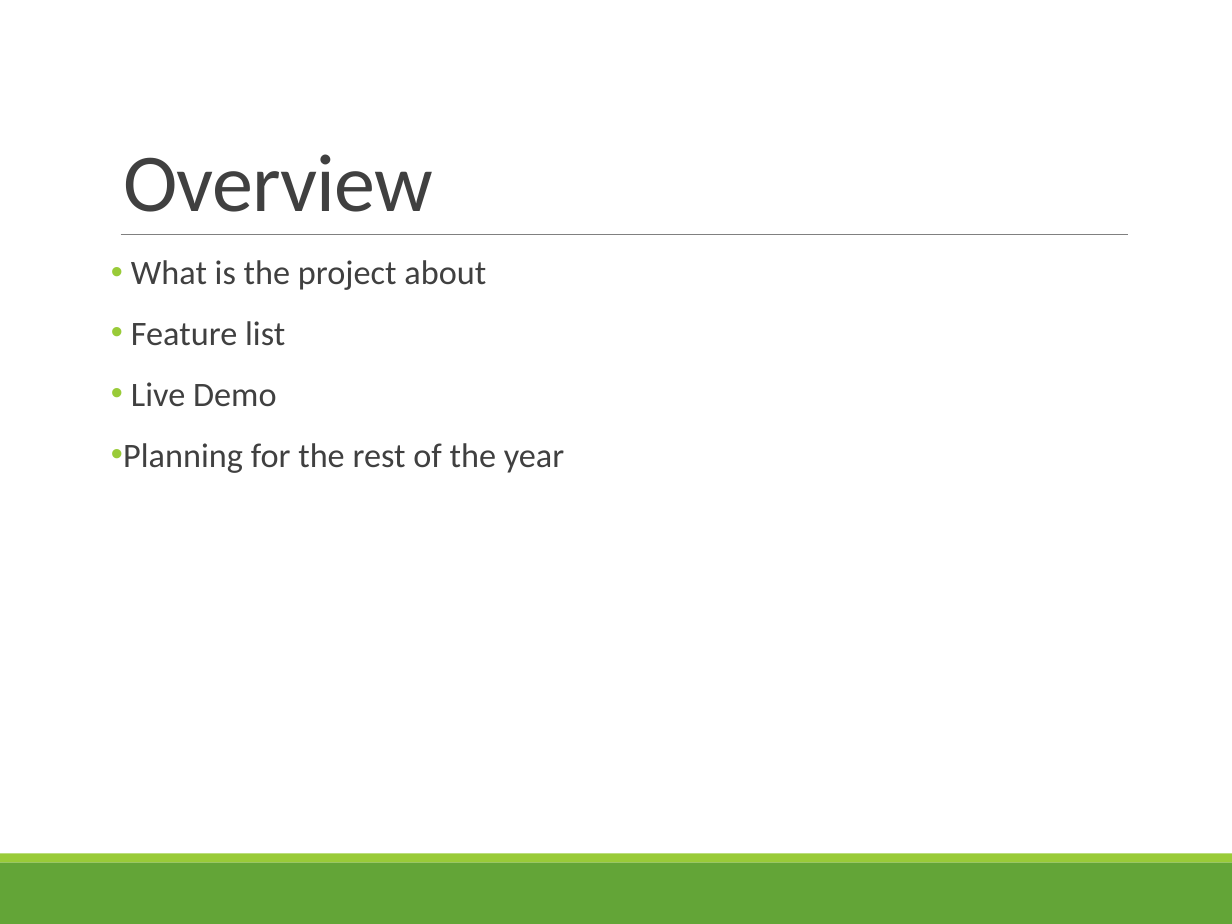
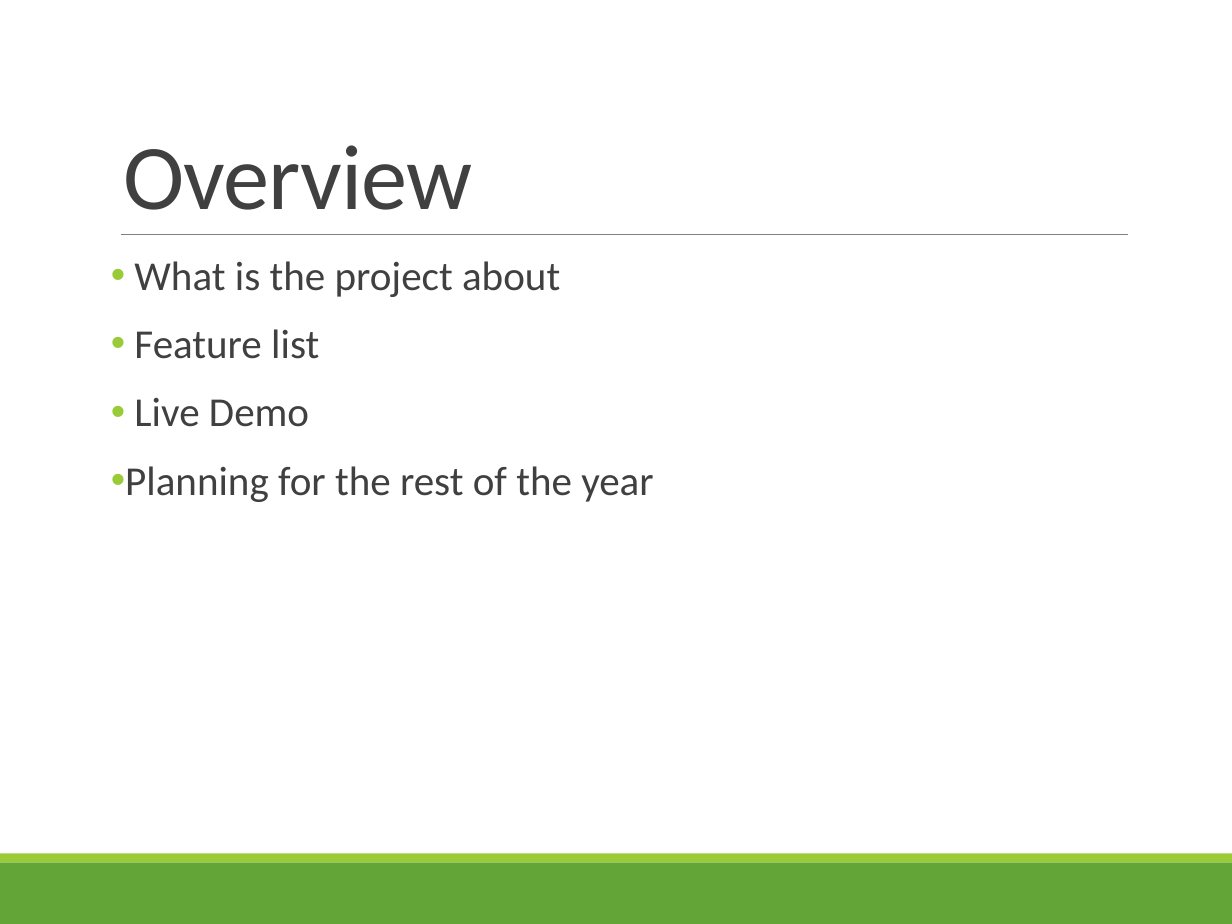
Before and after one commit to Eva0410/Nachhilfeboerse, a slide deck: slide 2 of 05_ReleaseDocs/Initial Release_3_10_2017/Presentation.pptx. Drawn at 1232x924 pixels with LibreOffice and Linux fonts; fonts in the diff are those of the drawing. Boxes give left, top, right and bottom in pixels: in the first picture for what was removed or moved away, otherwise in the second. Text is boxed around its words. In the diff, an @@ line names an element or a change of style, - is before the commit and + after.

```diff
--- a/05_ReleaseDocs/Initial Release_3_10_2017/Presentation.pptx
+++ b/05_ReleaseDocs/Initial Release_3_10_2017/Presentation.pptx
@@ title "Overview" at [123, 145, 472, 210]: size 48 to 54 pt @@
@@ text "What is the project about" at [125, 261, 653, 502]: size 20 to 24 pt @@
```
Also in this commit, not shown: 5 other slides changed, 6 other files.
